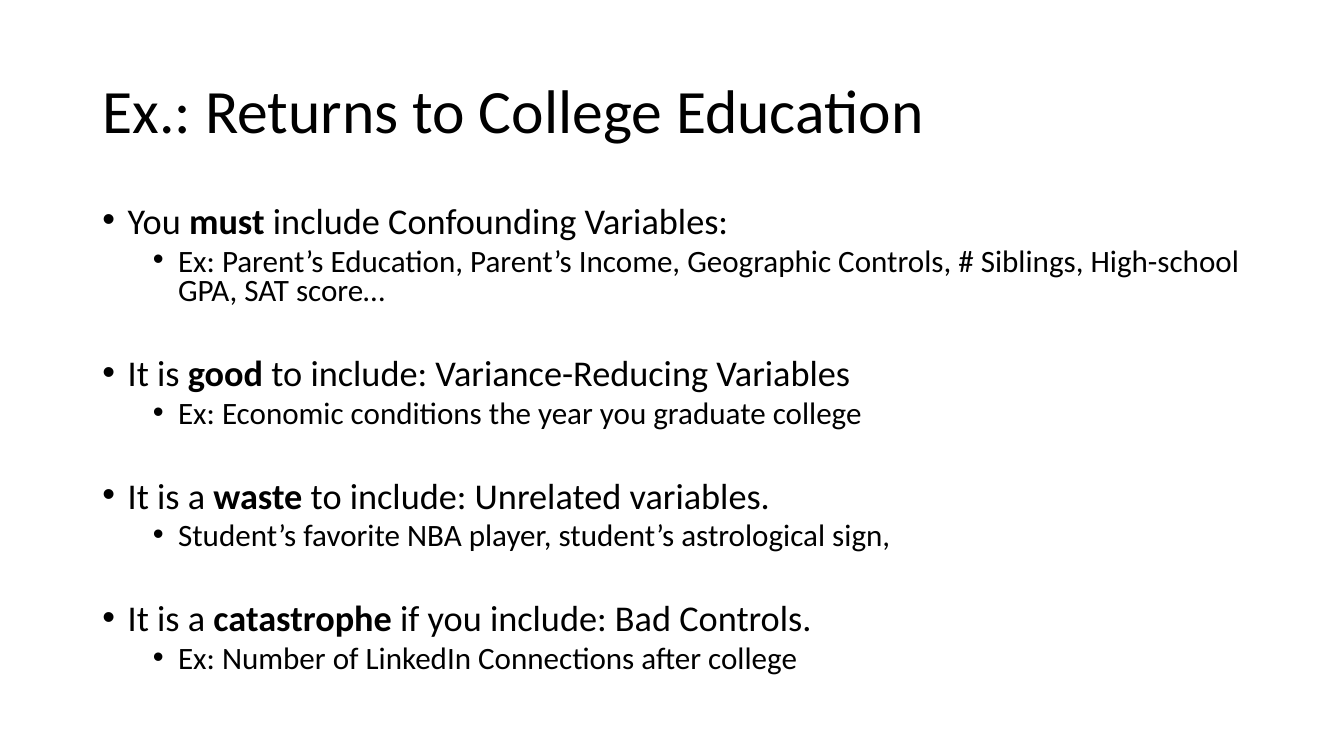
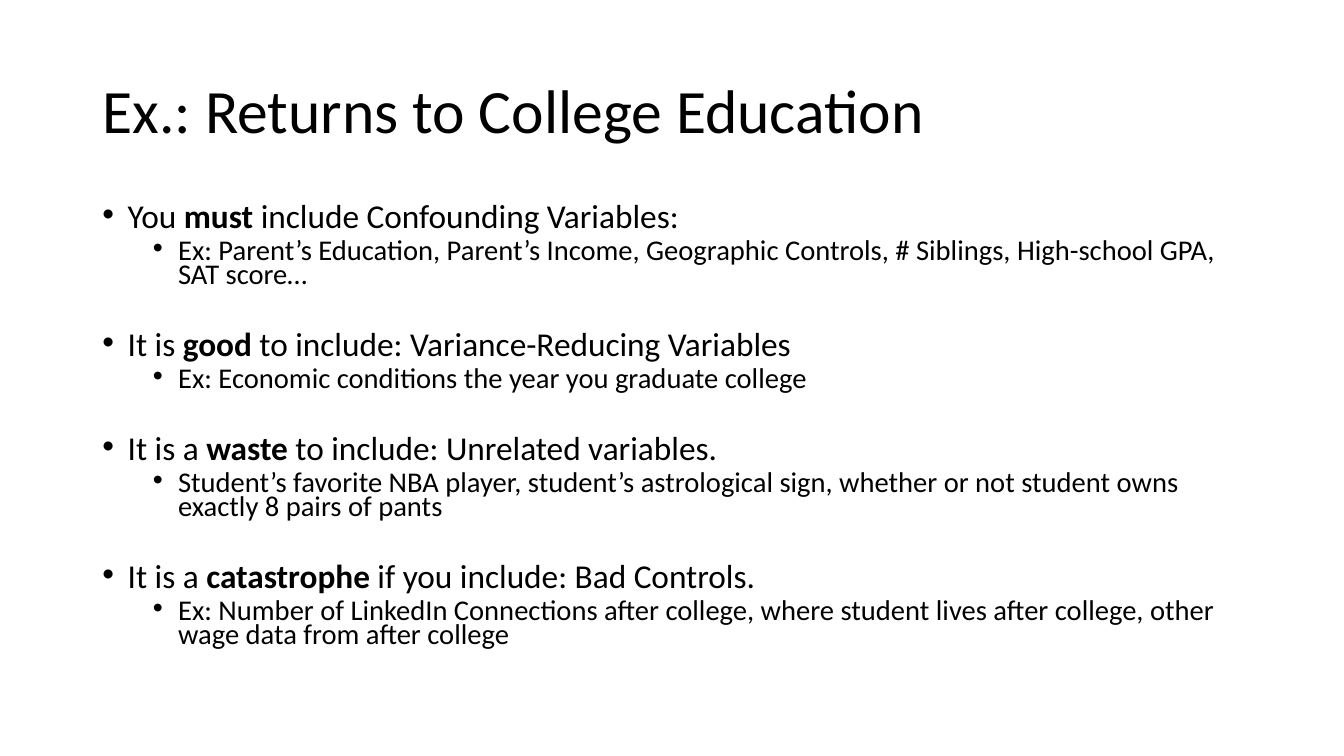
Before and after one commit to IlanaRadinsky/coursework, a slide deck: slide 17 of week3/Day 5 - Bad Controls & RD.pptx. Drawn at 1344x756 pixels with LibreOffice and Linux fonts; fonts in the diff are those of the drawing. Boxes give left, top, right and bottom in pixels: in the first picture for what was removed or moved away, otherwise in the second. Text is boxed around its words. In the diff, an @@ line names an element or a change of style, - is before the commit and + after.

```diff
--- a/week3/Day 5 - Bad Controls & RD.pptx
+++ b/week3/Day 5 - Bad Controls & RD.pptx
@@ text at [128,205,1214,594]: size 25.9 to 23.8 pt in "You must include Confounding Variables:", "It is good to include: Variance-Reducing Variables", "It is a waste to include: Unrelated ...", "It is a catastrophe if you include: ..."; size 22.2 to 20.4 pt in "Ex: Parent’s Education, Parent’s Income, Geographic Controls ...", "Ex: Economic conditions the year you graduate ..."; line spacing 0.8 to 0.7 @@
@@ text at [178,472,1179,521]: text changed; size 22.2 to 20.4 pt @@
-  • Student’s favorite NBA player, student’s astrological sign,
+  • Student’s favorite NBA player, student’s astrological sign, whether or not student owns exactly 8 pairs of pants
@@ text at [178,600,1214,649]: text changed; size 22.2 to 20.4 pt @@
-  • Ex: Number of LinkedIn Connections after college
+  • Ex: Number of LinkedIn Connections after college, where student lives after college, other wage data from after college
```
Also in this commit, not shown: 1 other slide changed, 1 other file.
